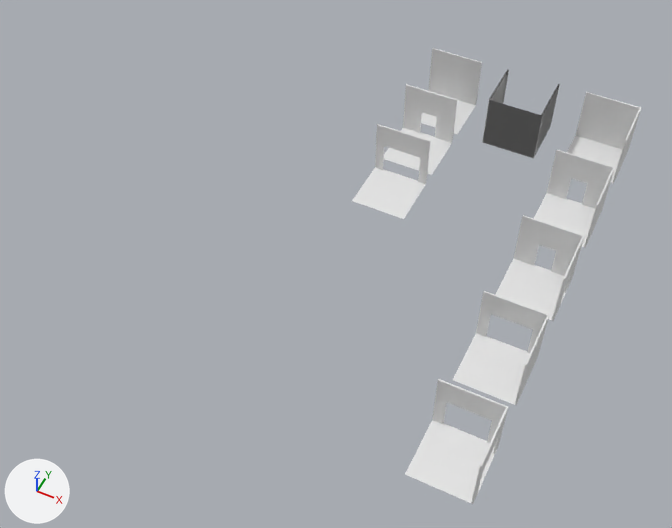
A saved change to the Blender file Assets/Buildings/HighPoly_L1/HpolyModularMapKit.blend.
One viewpoint serves both versions: a 50 mm camera at (12.1, -54.6, 46.0) aimed at (-5.7, -19.1, 1.6). Every picture has the same lights, and +X, +Y and +Z are marked at lower left. The older version comes first.

Script lines for the objects in view, before the commit:
```python
ob_hpolyfaccorner01_col = bpy.data.objects.new('HpolyFacCorner01-col', me_cube_002)
ob_hpolyfaccorner01_col.location = (6.0, 0.0, 0.0)
ob_hpolyfaccorner01_col.scale = (1.9, 1.9, 2.0)
ob_hpolyfaccornerddoor01_col = bpy.data.objects.new('HpolyFacCornerDDoor01-col', me_cube_007)
ob_hpolyfaccornerddoor01_col.location = (6.0, -14.0, 0.0)
ob_hpolyfaccornerddoor01_col.scale = (1.9, 1.9, 2.0)
ob_hpolyfaccornergddoor01_col = bpy.data.objects.new('HpolyFacCornerGDDoor01-col', me_cube_011)
ob_hpolyfaccornergddoor01_col.location = (6.0, -28.0, 0.0)
ob_hpolyfaccornergddoor01_col.scale = (1.9, 1.9, 2.0)
ob_hpolyfaccornergsdoor01_col = bpy.data.objects.new('HpolyFacCornerGSDoor01-col', me_cube_010)
ob_hpolyfaccornergsdoor01_col.location = (6.0, -21.0, 0.0)
ob_hpolyfaccornergsdoor01_col.scale = (1.9, 1.9, 2.0)
ob_hpolyfaccornersdoor01_col = bpy.data.objects.new('HpolyFacCornerSDoor01-col', me_cube_006)
ob_hpolyfaccornersdoor01_col.location = (6.0, -7.0, 0.0)
ob_hpolyfaccornersdoor01_col.scale = (1.9, 1.9, 2.0)
ob_hpolyfacwall01_col = bpy.data.objects.new('HpolyFacWall01-col', me_cube_001)
ob_hpolyfacwall01_col.location = (-6.0, 0.0, 0.0)
ob_hpolyfacwall01_col.scale = (1.0, 0.95, 1.0)
ob_hpolyfacwalldoor01_col = bpy.data.objects.new('HpolyFacWallDoor01-col', me_cube_009)
ob_hpolyfacwalldoor01_col.location = (-6.0, -5.0, 0.0)
ob_hpolyfacwalldoor01_col.scale = (2.0, 1.9, 2.0)
ob_hpolyfacwallgdoor01_col = bpy.data.objects.new('HpolyFacWallGDoor01-col', me_cube_008)
ob_hpolyfacwallgdoor01_col.location = (-6.0, -10.0, 0.0)
ob_hpolyfacwallgdoor01_col.scale = (2.0, 1.9, 2.0)
ob_hpolyhallsdoorend01_col = bpy.data.objects.new('HpolyHallSDoorEnd01-col', me_plane_002)
ob_hpolyhallsdoorend01_col.location = (0.0, 0.0, 0.0)
ob_hpolyhallsdoorend01_col.scale = (1.27, 1.0, 1.0)
```
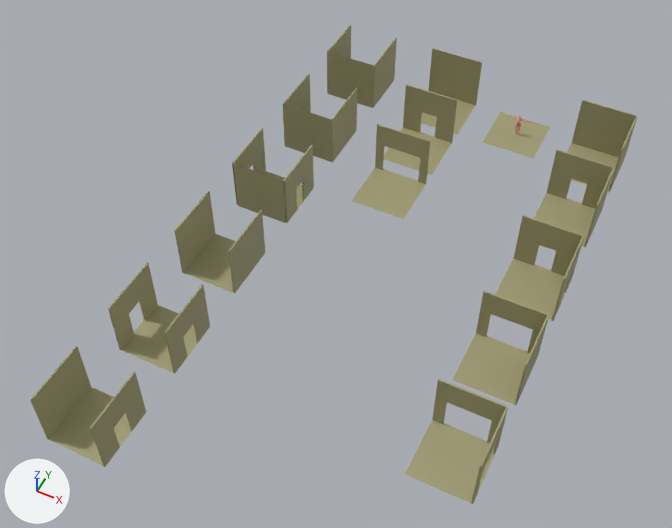
Patch to the scene script:
```diff
--- a/Assets/Buildings/HighPoly_L1/HpolyModularMapKit.blend.py
+++ b/Assets/Buildings/HighPoly_L1/HpolyModularMapKit.blend.py
@@ me_cube_002 @@
 me_cube_002.from_pydata(...)  # 22 vertices, 12 faces; spans x -1.05..1.05, y -1.05..1.05, z 0.0..2.0
+me_cube_002.materials.append(mat_material)  # beige #a19d74
@@ me_cube_004 @@
 me_cube_004.from_pydata(...)  # 4 vertices, 1 face; spans x -1.0..1.0, y -1.0..1.0, z 0.0
+me_cube_004.materials.append(mat_material)  # beige #a19d74
@@ me_cube_001 @@
 me_cube_001.from_pydata(...)  # 10 vertices, 6 faces; spans x -2.0..2.0, y -2.11..2.11, z 0.0..4.0
+me_cube_001.materials.append(mat_material)  # beige #a19d74
@@ me_cube_009 @@
 me_cube_009.from_pydata(...)  # 32 vertices, 28 faces; spans x -1.0..1.0, y -1.05..1.05, z 0.0..2.0
+me_cube_009.materials.append(mat_material)  # beige #a19d74
@@ me_cube_008 @@
 me_cube_008.from_pydata(...)  # 32 vertices, 27 faces; spans x -1.0..1.0, y -1.05..1.05, z 0.0..2.0
+me_cube_008.materials.append(mat_material)  # beige #a19d74
@@ me_cube_006 @@
 me_cube_006.from_pydata(...)  # 55 vertices, 48 faces; spans x -1.05..1.05, y -1.05..1.05, z 0.0..2.0
+me_cube_006.materials.append(mat_material)  # beige #a19d74
@@ me_cube_007 @@
 me_cube_007.from_pydata(...)  # 54 vertices, 47 faces; spans x -1.05..1.05, y -1.05..1.05, z 0.0..2.0
+me_cube_007.materials.append(mat_material)  # beige #a19d74
@@ me_cube_010 @@
 me_cube_010.from_pydata(...)  # 68 vertices, 52 faces; spans x -1.05..1.05, y -1.05..1.05, z 0.0..2.0
+me_cube_010.materials.append(mat_material)  # beige #a19d74
@@ me_cube_011 @@
 me_cube_011.from_pydata(...)  # 52 vertices, 47 faces; spans x -1.05..1.05, y -1.05..1.05, z 0.0..2.0
+me_cube_011.materials.append(mat_material)  # beige #a19d74
@@ me_cube_012 @@
 me_cube_012.from_pydata(...)  # 20 vertices, 11 faces; spans x -1.0..1.0, y -1.4..1.4, z 0.0..2.0
+me_cube_012.materials.append(mat_material)  # beige #a19d74
@@ me_cube_013 @@
 me_cube_013.from_pydata(...)  # 66 vertices, 49 faces; spans x -1.0..1.0, y -1.05..1.05, z 0.0..2.0
+me_cube_013.materials.append(mat_material)  # beige #a19d74
@@ me_cube_014 @@
 me_cube_014.from_pydata(...)  # 65 vertices, 50 faces; spans x -1.0..1.0, y -1.05..1.05, z 0.0..2.0
+me_cube_014.materials.append(mat_material)  # beige #a19d74
@@ me_plane @@
 me_plane.from_pydata(...)  # 21 vertices, 14 faces; spans x -1.58..1.58, y -2.0..2.0, z 0.0..4.0
+me_plane.materials.append(mat_material)  # beige #a19d74
@@ me_plane_002 @@
 me_plane_002.from_pydata(...)  # 59 vertices, 48 faces; spans x -1.58..1.58, y -2.0..2.0, z 0.0..4.0
+me_plane_002.materials.append(mat_material)  # beige #a19d74
@@ me_plane_003 @@
 me_plane_003.from_pydata(...)  # 58 vertices, 48 faces; spans x -1.58..1.58, y -2.0..2.0, z 0.0..4.0
+me_plane_003.materials.append(mat_material)  # beige #a19d74
@@ ob_hpolyfaccorner01_col @@
 ob_hpolyfaccorner01_col = bpy.data.objects.new('HpolyFacCorner01-col', me_cube_002)
-ob_hpolyfaccorner01_col.location = (6.0, 0.0, 0.0)
+ob_hpolyfaccorner01_col.location = (6.0, -1.0, 0.0)
 ob_hpolyfaccorner01_col.scale = (1.9, 1.9, 2.0)
@@ ob_hpolyhall01_col @@
 ob_hpolyhall01_col = bpy.data.objects.new('HpolyHall01-col', me_cube_012)
-ob_hpolyhall01_col.location = (0.0, 0.0, 0.0)
+ob_hpolyhall01_col.location = (-13.0, -21.0, 0.0)
 ob_hpolyhall01_col.rotation_euler = (0.0, 0.0, 1.571)  # degrees (0, 0, 90)
@@ ob_hpolyhallddoor01_col @@
 ob_hpolyhallddoor01_col = bpy.data.objects.new('HpolyHallDDoor01-col', me_cube_013)
-ob_hpolyhallddoor01_col.location = (0.0, 0.0, 0.0)
+ob_hpolyhallddoor01_col.location = (-13.0, -28.0, 0.0)
 ob_hpolyhallddoor01_col.rotation_euler = (0.0, 0.0, 1.571)  # degrees (0, 0, 90)
@@ ob_hpolyhallsdoor01_col @@
 ob_hpolyhallsdoor01_col = bpy.data.objects.new('HpolyHallSDoor01-col', me_cube_014)
-ob_hpolyhallsdoor01_col.location = (0.0, 0.0, 0.0)
+ob_hpolyhallsdoor01_col.location = (-13.0, -35.0, 0.0)
 ob_hpolyhallsdoor01_col.rotation_euler = (0.0, 0.0, 1.571)  # degrees (0, 0, 90)
@@ ob_hpolyhallend01_col @@
 ob_hpolyhallend01_col = bpy.data.objects.new('HpolyHallEnd01-col', me_plane)
-ob_hpolyhallend01_col.location = (0.0, 0.0, 0.0)
+ob_hpolyhallend01_col.location = (-13.0, 0.0, 0.0)
 ob_hpolyhallend01_col.scale = (1.27, 1.0, 1.0)
@@ ob_hpolyhallsdoorend01_col @@
 ob_hpolyhallsdoorend01_col = bpy.data.objects.new('HpolyHallSDoorEnd01-col', me_plane_002)
-ob_hpolyhallsdoorend01_col.location = (0.0, 0.0, 0.0)
+ob_hpolyhallsdoorend01_col.location = (-13.0, -7.0, 0.0)
 ob_hpolyhallsdoorend01_col.scale = (1.27, 1.0, 1.0)
@@ ob_hpolyhallddoorend01_col @@
 ob_hpolyhallddoorend01_col = bpy.data.objects.new('HpolyHallDDoorEnd01-col', me_plane_003)
-ob_hpolyhallddoorend01_col.location = (0.0, 0.0, 0.0)
+ob_hpolyhallddoorend01_col.location = (-13.0, -14.0, 0.0)
 ob_hpolyhallddoorend01_col.scale = (1.27, 1.0, 1.0)
```

Changed parts and their boxes (x1, y1, x2, y2) in the pictures (672 x 528 px):
'HpolyHallSDoor01-col', recoloured, moved: before (482, 70, 559, 155); after (30, 346, 146, 467)
'HpolyFacCornerGDDoor01-col', recoloured (white to beige): (405, 379, 508, 504) in both
'HpolyHallSDoorEnd01-col', recoloured, moved: before (484, 70, 558, 158); after (282, 73, 357, 162)
'HpolyHallDDoor01-col', recoloured, moved: before (491, 86, 559, 149); after (108, 263, 210, 374)
'HpolyFacCornerGSDoor01-col', recoloured (white to beige): (453, 291, 549, 405) in both
'HpolyHall01-col', moved, recoloured: before (483, 76, 560, 156); after (174, 191, 265, 293)
'HpolyFacCornerDDoor01-col', recoloured (white to beige): (495, 215, 584, 321) in both
'HpolyHallDDoorEnd01-col', recoloured, moved: before (490, 71, 558, 151); after (232, 128, 314, 223)
'HpolyFacCornerSDoor01-col', recoloured (white to beige): (534, 150, 615, 248) in both
'HpolyFacCorner01-col', recoloured, moved (white to beige): before (567, 92, 641, 183); after (567, 100, 638, 192)
'HpolyFacWallGDoor01-col', recoloured (white to beige): (352, 124, 430, 219) in both
'HpolyHallEnd01-col', recoloured, moved: before (491, 72, 559, 155); after (327, 24, 397, 108)
'HpolyFacWallDoor01-col', recoloured (white to beige): (384, 84, 457, 175) in both
'HpolyFacWall01-col', recoloured (white to beige): (421, 48, 482, 134) in both
'HpolyFacMid01-col', recoloured: (483, 112, 550, 158) in both
